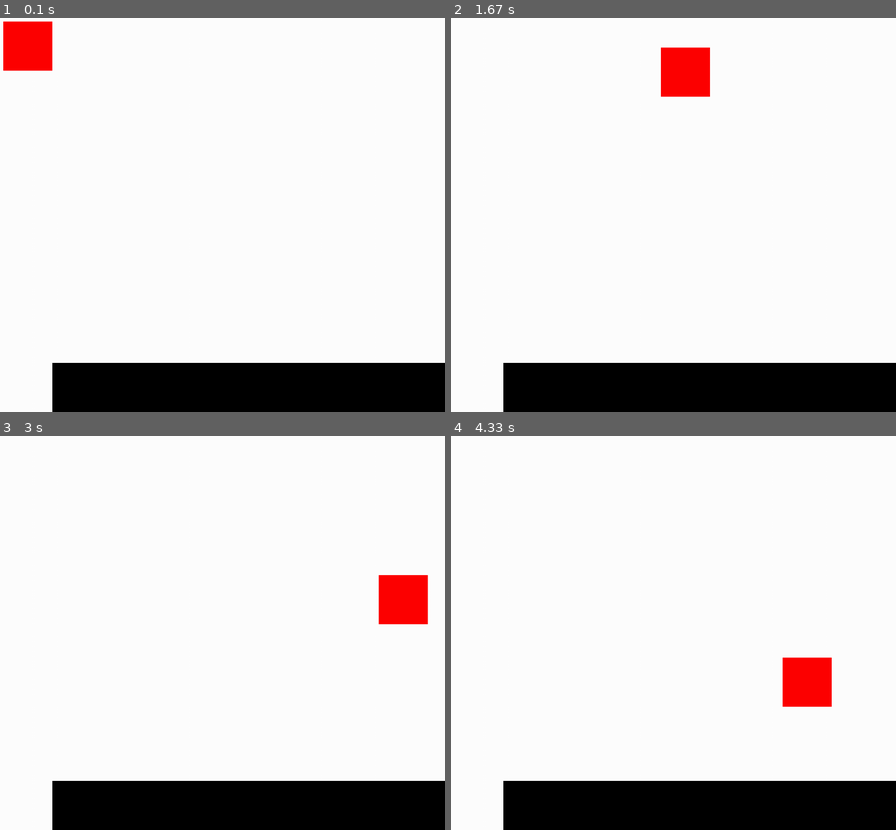
Above: before the commit, frames 1-4 (two rows, left to right).
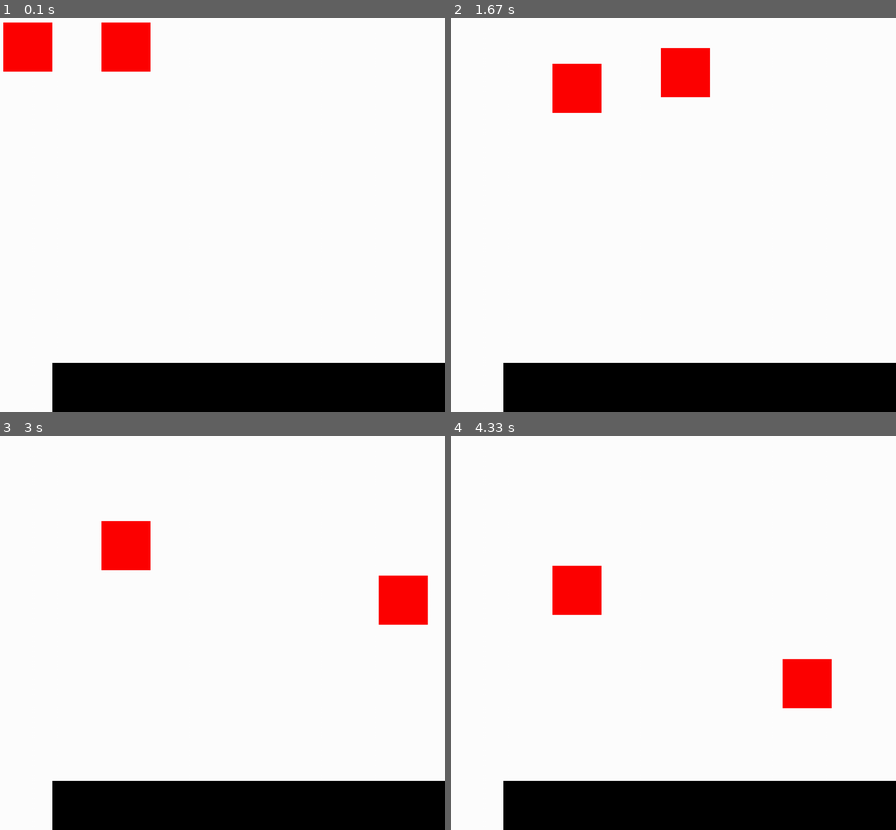
Above: after the commit, the same moments.

Repository: Ironislife98/physics
Game: pygame game, started from main.py
Two runs of this game, one before a commit and one after it. Both use one fixed random seed, a clock stepped at 60 frames per second and the inputs below.
Inputs (mouse positions are in pixels of both pictures, inside the frame that each line leads up to):
- Up to frame 1 (0.1 s): no input
- Up to frame 2 (1.67 s): click (651, 191) at 0.38 s; click (700, 289) at 0.72 s; click (722, 37) at 1.05 s; click (660, 41) at 1.38 s
- Up to frame 3 (3 s): click (178, 723) at 1.75 s; click (324, 676) at 2.22 s; click (329, 569) at 2.55 s; click (378, 573) at 2.88 s
- Up to frame 4 (4.33 s): click (824, 696) at 3.22 s; click (673, 589) at 3.55 s; click (544, 530) at 3.88 s; click (784, 656) at 4.22 s

The runs differ from the first frame. In frame 1, 1.5% of the frame differs, in the area x 0-34%, y 0-14%; in frame 2, 1.4%; in frame 3, 1.4%; in frame 4, 1.5%, in the area x 22-86%, y 32-70%.

Commit message:
Fixed bug where object would go slower the farther it is from the grounds xy position

Diff:
--- a/Physics2D.py
+++ b/Physics2D.py
@@ -54,12 +54,15 @@
 
 
 class Gravity:
-    def __init__(self, autoGenerateGround=True, generateRadius=10000, windowHeight=900, defaultY=-1000) -> None:
+    def __init__(self, autoGenerateGround=True, generateRadius=10000, windowHeight=900, defaultY=None) -> None:
         self.groundVectors = {}
         self.autoGenerateGround = autoGenerateGround
         self.generateRadius = generateRadius
-        self.windowHeight = 900
-        self.defaultY = defaultY
+        self.windowHeight = windowHeight
+        if defaultY:
+            self.defaultY = defaultY
+        else:
+            self.defaultY = self.windowHeight
 
     def findGround(self, win, objx, listOfGround):
         # for all positions, get ground y value, calculate before game runs
@@ -83,13 +86,13 @@
 
     def update(self, smallMass: float, largeMass: float, smallVector: pygame.math.Vector2, largeVector: pygame.math.Vector2 = pygame.math.Vector2()) -> pygame.math.Vector2:
         #findGround(900, smallVector.x, [pygame.Rect(largeVector.x, largeVector.y, 1000, 1000])
-        #if not self.autoGenerateGround:
-           # distance = smallVector.distance_to(largeVector)
-        #else:
+        if not self.autoGenerateGround:
+            distance = smallVector.distance_to(largeVector)
+        else:
             #print(self.groundVectors)
 
-        distance = smallVector.distance_to(pygame.math.Vector2(smallVector.x, self.groundVectors[str(smallVector.x)[:-2]]))
-        print(smallVector, pygame.math.Vector2(smallVector.x, self.groundVectors[str(smallVector.x)[:-2]]), distance)
+            distance = smallVector.distance_to(pygame.math.Vector2(smallVector.x, self.groundVectors[str(smallVector.x)[:-2]]))
+            #print(smallVector, pygame.math.Vector2(smallVector.x, self.groundVectors[str(smallVector.x)[:-2]]), distance)
         try:
             # f = G * (m1 * m2 / d^2)
             force = G * ((smallMass * largeMass) / distance)
@@ -98,4 +101,7 @@
         except ZeroDivisionError:
             force = 0
         # print(f"Force: {force}, Distance: {distance}")
-        return smallVector.move_towards(largeVector, force)
+        if not self.autoGenerateGround:
+            return smallVector.move_towards(largeVector, force)
+        else:
+            return smallVector.move_towards(pygame.math.Vector2(smallVector.x, self.groundVectors[str(smallVector.x)[:-2]]), force)
--- a/main.py
+++ b/main.py
@@ -12,8 +12,10 @@
 
 obj1 = SmallObject.smallObject(100, 100, 100, 100, 100000, color=(255, 0, 0))
 obj2 = SmallObject.smallObject(200, 800, 1000, 1000, 100000000, name="Ground1")
+obj3 = SmallObject.smallObject(300, 100, 100, 100, 100000, color=(255, 0, 0))
 
-gravObject = Physics2D.Gravity()
+
+gravObject = Physics2D.Gravity(windowHeight=HEIGHT)
 gravObject.precomputeGround([obj2.rect])
 
 run = True
@@ -28,6 +30,7 @@
     win.fill((255, 255, 255))
     obj2.draw(win)
     obj1.draw(win)
+    obj3.draw(win)
 
     #gravObject.findGround(win, HEIGHT, obj1.vector.x, [obj2.rect])
 
@@ -41,6 +44,16 @@
     elif not collide[0] and obj1.jumping:
         movetowards = gravObject.update(obj1.rb.mass, obj2.rb.mass, pygame.math.Vector2(obj1.vector.x, obj1.vector.y), obj2.vector)
         obj1.vector.y = movetowards.y
+    collide = Collision2D.detectCollision(obj3, [obj2])
+    if collide[0] and obj3.jumping:
+        obj3.rect.bottom = collide[1].rect.top
+        obj3.vector.y = obj3.rect.top
+        obj3.jumping = False
+        print("colllide")
+        #obj1.vector = pygame.math.Vector2(10, 100)
+    elif not collide[0] and obj3.jumping:
+        movetowards = gravObject.update(obj3.rb.mass, obj2.rb.mass, pygame.math.Vector2(obj3.vector.x, obj3.vector.y), obj2.vector)
+        obj3.vector.y = movetowards.y
         #print("move down")
     #print(movetowards)
 
